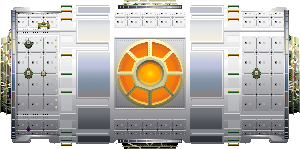
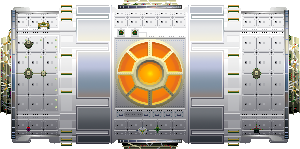
Layers edited between the first and the second 300px x 149px image:
"Layer": opacity 20% → 50%, painted on it over [111, 6, 189, 143]
painted on "Outer" over [18, 5, 286, 144]
painted on "Plates" over [59, 7, 284, 144]
painted on "Module" over [124, 147, 176, 149]
